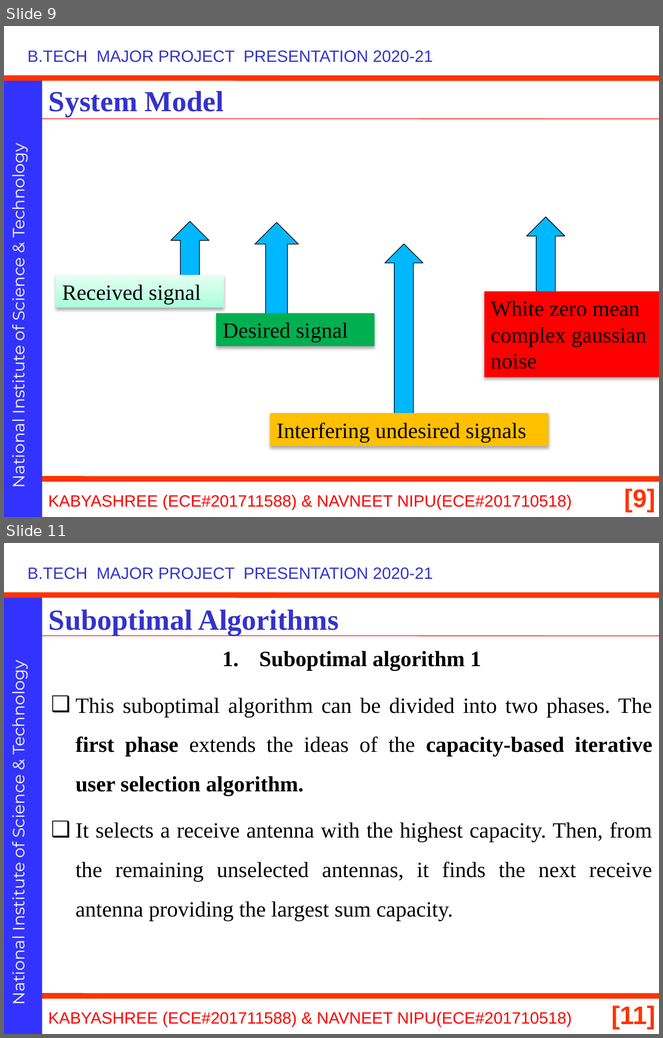
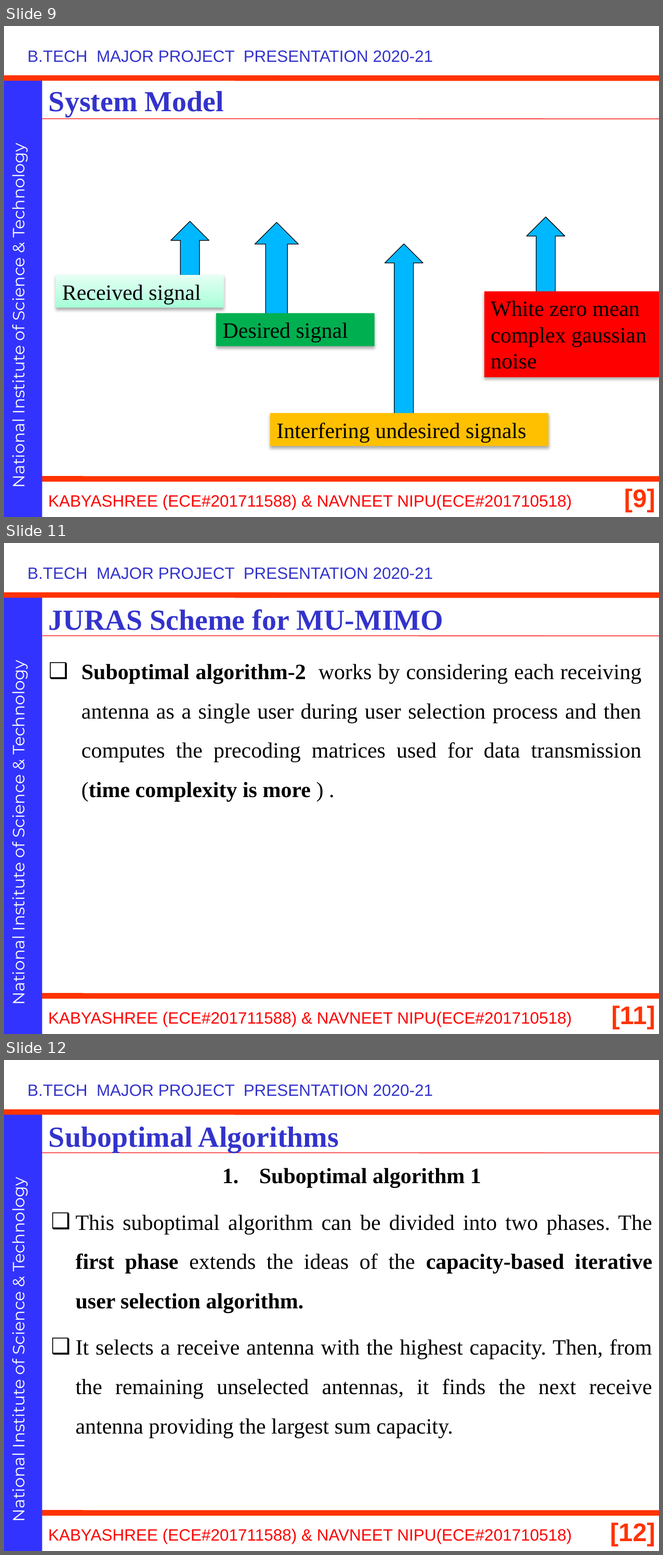
Before and after one commit to navneetnipu/btech_project, a slide deck: 21010.pptx. Shown one above the other, each under a label of ours: slides 9 and 11 before the commit, slides 9, 11 and 12 after it; the slides between them are not shown. The pictures are 663x1038 and 663x1555 pixels, drawn with LibreOffice and Linux fonts; fonts in the diff are those of the drawing; grey boxes stand for pictures; background and template pictures are left out. Boxes give left, top, right and bottom in pixels: in the first picture for what was removed or moved away, otherwise in the second. Text is boxed around its words. In the diff, an @@ line names an element or a change of style, - is before the commit and + after.

```diff
--- a/21010.pptx
+++ b/21010.pptx
@@ slide 11 added at (4, 543, 659, 1034), background #FFFFFF; not listed: 8 template elements that a slide beside it also shows @@
@@ title added at (49, 609, 443, 630), 32 pt, text #3333CC, bold @@
+JURAS Scheme for MU-MIMO
@@ text added at (81, 664, 642, 802), 24 pt, text #000000 @@
+❑ Suboptimal algorithm-2 works by considering each receiving antenna as a single user during user selection process and then computes the precoding matrices used for data transmission (time complexity is more ) .
@@ what was slide 11 is now slide 12 @@
@@ page number at (610, 1523, 656, 1547): text changed @@
-[11]
+[12]
```
Also in this commit, not shown: 13 slides changed, 1 other file.
